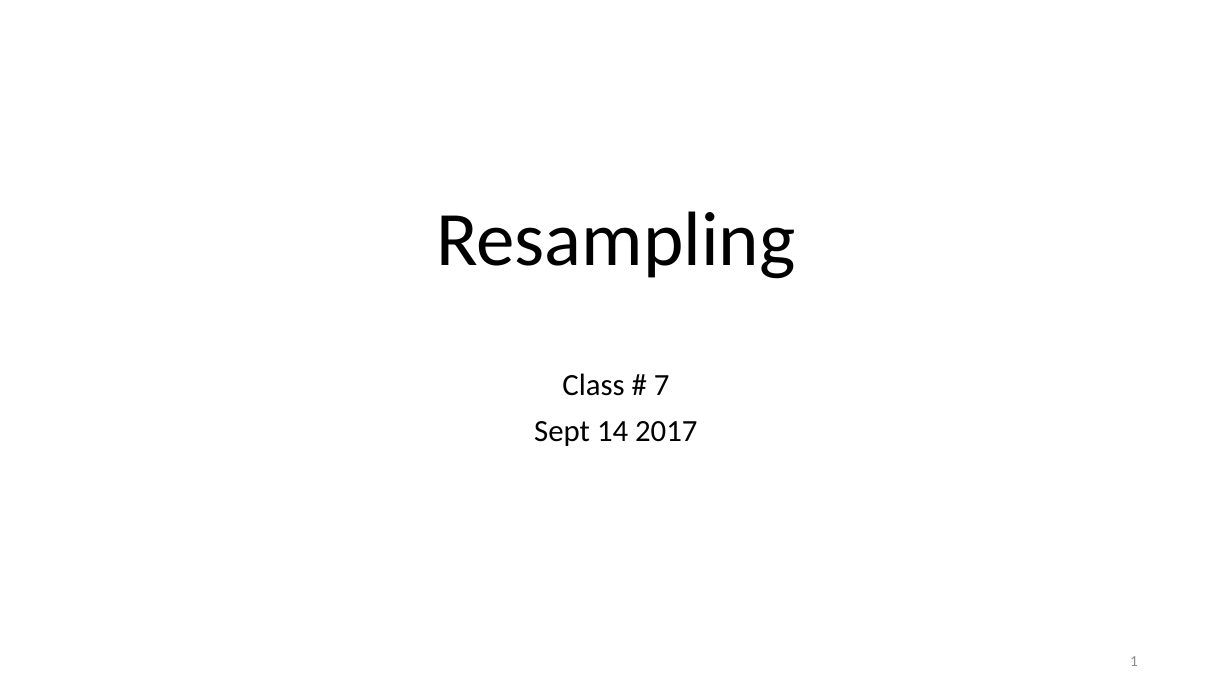
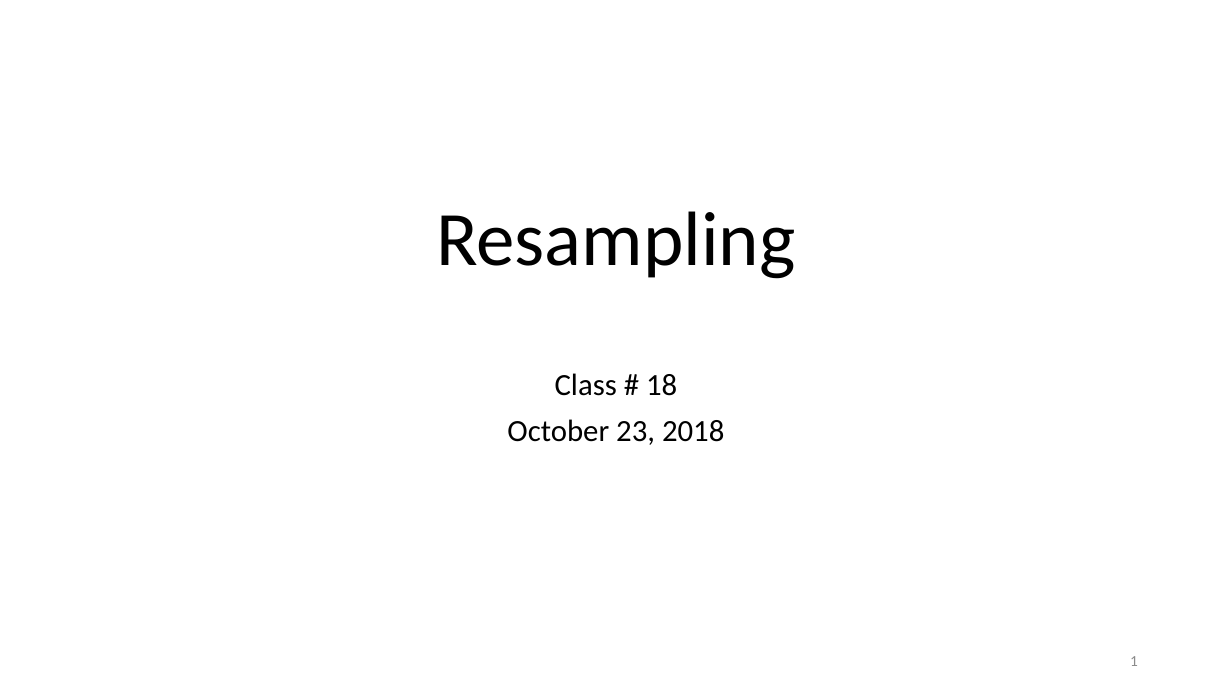
Before and after one commit to joshasuncion/ER-190C, a slide deck: slide 1 of lecture/Lecture 18 October 23/18 resampling.pptx. Drawn at 1232x693 pixels with LibreOffice and Linux fonts; fonts in the diff are those of the drawing. Boxes give left, top, right and bottom in pixels: in the first picture for what was removed or moved away, otherwise in the second. Text is boxed around its words. In the diff, an @@ line names an element or a change of style, - is before the commit and + after.

```diff
--- a/lecture/Lecture 18 October 23/18 resampling.pptx
+++ b/lecture/Lecture 18 October 23/18 resampling.pptx
@@ subtitle at [507, 373, 724, 445]: text changed @@
-Class # 7
-Sept 14 2017
+Class # 18
+October 23, 2018
```
Also in this commit, not shown: 1 other slide changed, 3 other files.
